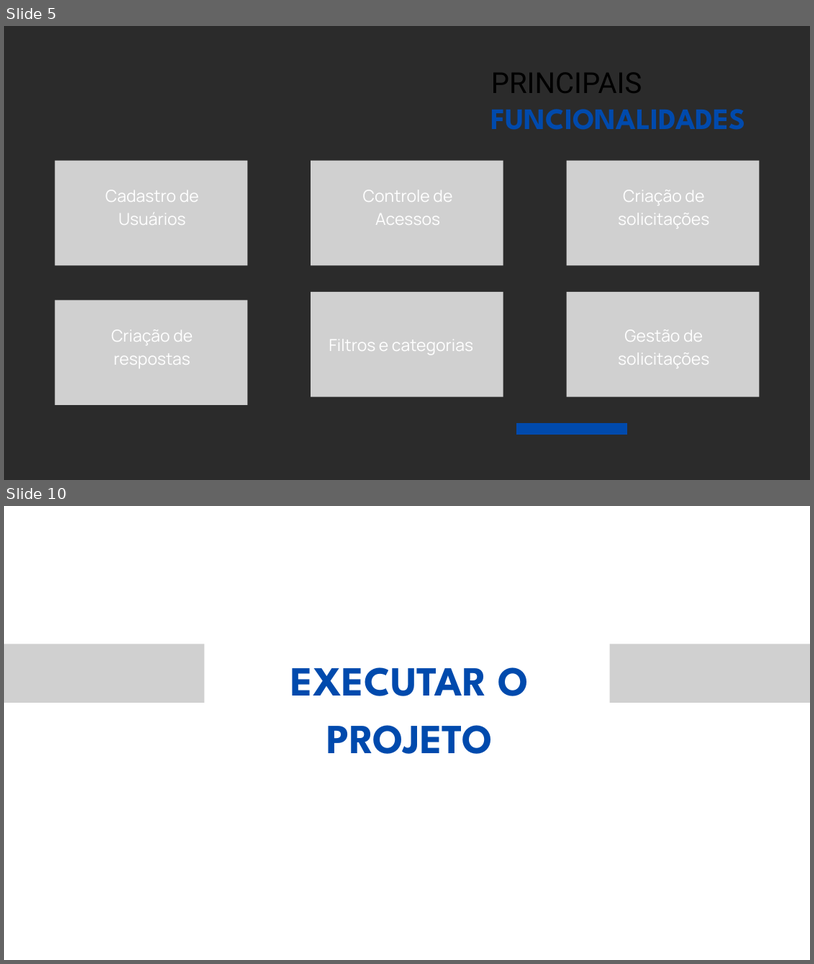
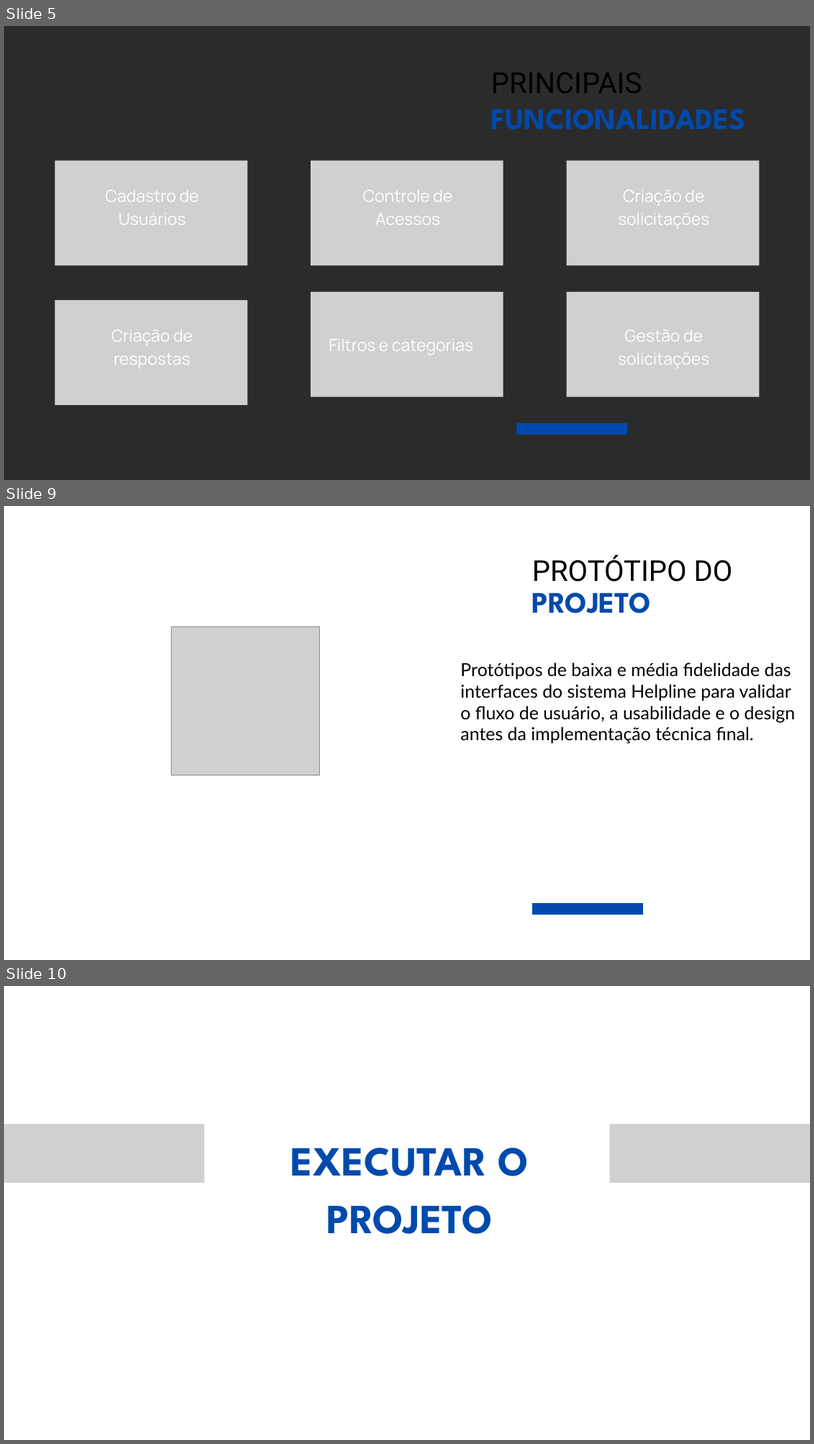
Before and after one commit to tiagomonge/HelpSystem, a slide deck: utils/Modelo de Apresentação.pptx. Shown one above the other, each under a label of ours: slides 5 and 10 before the commit, slides 5, 9 and 10 after it; the slides between them are not shown. The pictures are 814x964 and 814x1444 pixels, drawn with LibreOffice and Linux fonts; fonts in the diff are those of the drawing; grey boxes stand for pictures; background and template pictures are left out; a plain dark background stands for a picture behind light text. Boxes give left, top, right and bottom in pixels: in the first picture for what was removed or moved away, otherwise in the second. Text is boxed around its words. In the diff, an @@ line names an element or a change of style, - is before the commit and + after.

```diff
--- a/utils/Modelo de Apresentação.pptx
+++ b/utils/Modelo de Apresentação.pptx
@@ slide 9 added at (4, 506, 810, 960), background picture (left out) @@
@@ text added at (532, 555, 733, 582), 51.5 pt, text #000000 @@
+PROTÓTIPO DO
@@ text added at (532, 592, 652, 613), 53.1 pt, text #004AAD, bold @@
+PROJETO
@@ picture added at (171, 626, 319, 775) @@
@@ text added at (460, 662, 796, 744), 32 pt, text #000000 @@
+Protótipos de baixa e média fidelidade das interfaces do sistema Helpline para validar o fluxo de usuário, a usabilidade e o design antes da implementação técnica final.
@@ freeform shape added at (532, 903, 643, 914), fill #004AAD @@
```
Also in this commit, not shown: 4 slides changed, 1 slide removed.
